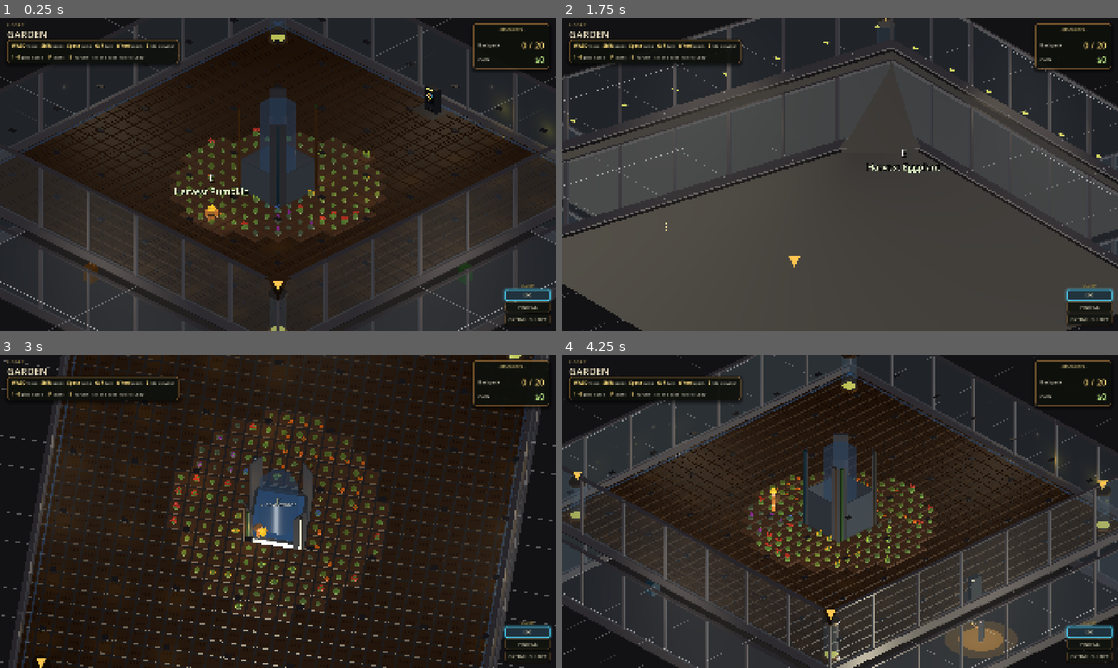
Above: before the commit, frames 1-4 (two rows, left to right).
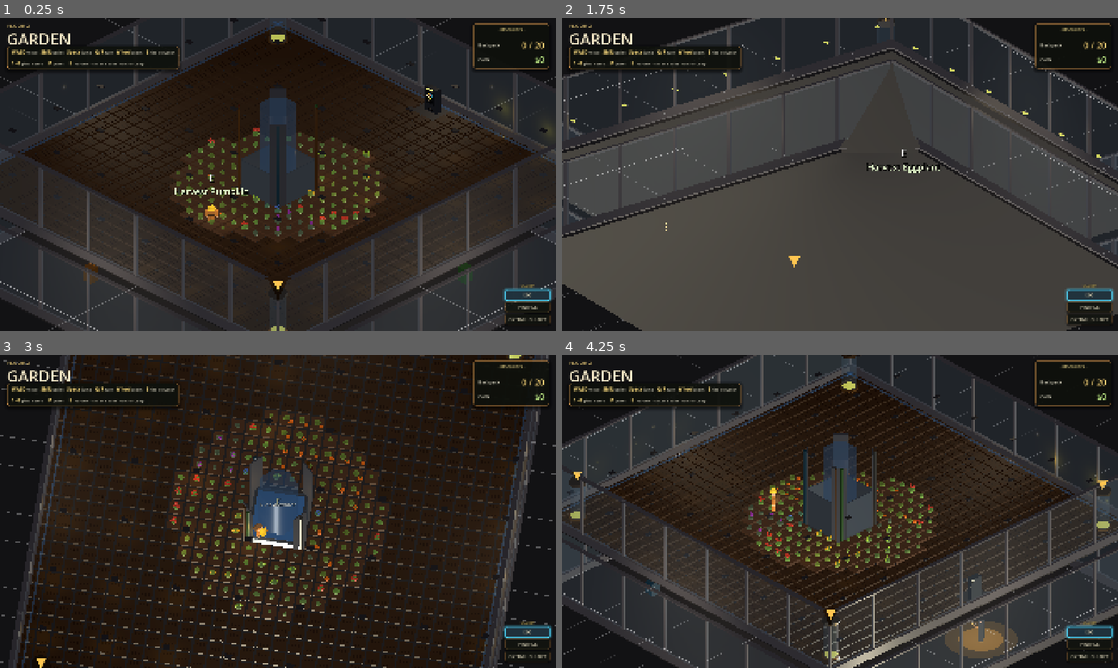
Above: after the commit, the same moments.

Repository: jaredclarkgay/space-tower-iso
Game: Godot game, scene res://scenes/tower/tower.tscn
Two runs of this game, one before a commit and one after it. Both use one fixed random seed, a clock stepped at 60 frames per second and the inputs below.
Inputs (mouse positions are in pixels of both pictures, inside the frame that each line leads up to):
- Up to frame 1 (0.25 s): no input
- Up to frame 2 (1.75 s): tap Enter at 0.5 s; move the mouse to (962, 158) at 0.52 s; hold D (move_right) 0.53-1.25 s; hold Middle mouse button (camera_pan) 0.53-1.25 s; click (962, 158) at 0.67 s; tap Space (jump) at 0.77 s; drag from (728, 190) to (812, 237) at 1.27 s
- Up to frame 3 (3 s): tap Space (jump) at 2 s; move the mouse to (333, 442) at 2.02 s; hold D (move_right) 2.03-2.75 s; hold R (camera_rotate_right) 2.03-2.75 s; drag from (250, 574) to (111, 464) at 2.77 s
- Up to frame 4 (4.25 s): tap Enter at 3.5 s; move the mouse to (1006, 558) at 3.52 s; hold A (move_left) from 3.53 s (still down); hold Mouse wheel down (camera_zoom_out) from 3.53 s (still down); tap Space (jump) at 3.77 s

The runs differ from the first frame. In frame 1, 1.5% of the frame differs, in the area x 1-33%, y 1-18%; in frame 2, 1.6%; in frame 3, 1.4%; in frame 4, 1.7%.

Commit message:
fix(hud): enlarge floor titles — they read too small (34->54, eyebrow 14->19)
Floor titles were timid, especially on a retina display where the window is
much wider than the design captures. Bump the floor name 34->54 and the
'FLOOR N' eyebrow 14->19 (tighter -4 leading), and drop the wayfinding panel
to y=96 to clear the taller title.

Co-Authored-By: Claude Opus 4.8 (1M context) <noreply@anthropic.com>

Diff:
--- a/scenes/tower/tower_hud.gd
+++ b/scenes/tower/tower_hud.gd
@@ -125,13 +125,13 @@
 
 func _build_title() -> void:
 	var box := VBoxContainer.new()
-	box.add_theme_constant_override("separation", -2)
-	box.position = Vector2(24, 14)
+	box.add_theme_constant_override("separation", -4)
+	box.position = Vector2(24, 12)
 	box.mouse_filter = Control.MOUSE_FILTER_IGNORE
 	add_child(box)
 
 	_eyebrow = Label.new()
-	_eyebrow.add_theme_font_size_override("font_size", 14)
+	_eyebrow.add_theme_font_size_override("font_size", 19)
 	_eyebrow.add_theme_color_override("font_color", AMBER_DIM)
 	_eyebrow.add_theme_color_override("font_outline_color", Color(0, 0, 0, 0.8))
 	_eyebrow.add_theme_constant_override("outline_size", 4)
@@ -139,10 +139,10 @@
 	box.add_child(_eyebrow)
 
 	_title = Label.new()
-	_title.add_theme_font_size_override("font_size", 34)
+	_title.add_theme_font_size_override("font_size", 54)
 	_title.add_theme_color_override("font_color", TITLE)
 	_title.add_theme_color_override("font_outline_color", Color(0, 0, 0, 0.85))
-	_title.add_theme_constant_override("outline_size", 6)
+	_title.add_theme_constant_override("outline_size", 7)
 	_title.text = "GARDEN"
 	box.add_child(_title)
 
@@ -152,7 +152,7 @@
 func _build_wayfinding() -> void:
 	var panel := PanelContainer.new()
 	panel.add_theme_stylebox_override("panel", _panel_style())
-	panel.position = Vector2(24, 74)
+	panel.position = Vector2(24, 96)
 	panel.mouse_filter = Control.MOUSE_FILTER_IGNORE
 	add_child(panel)
 
